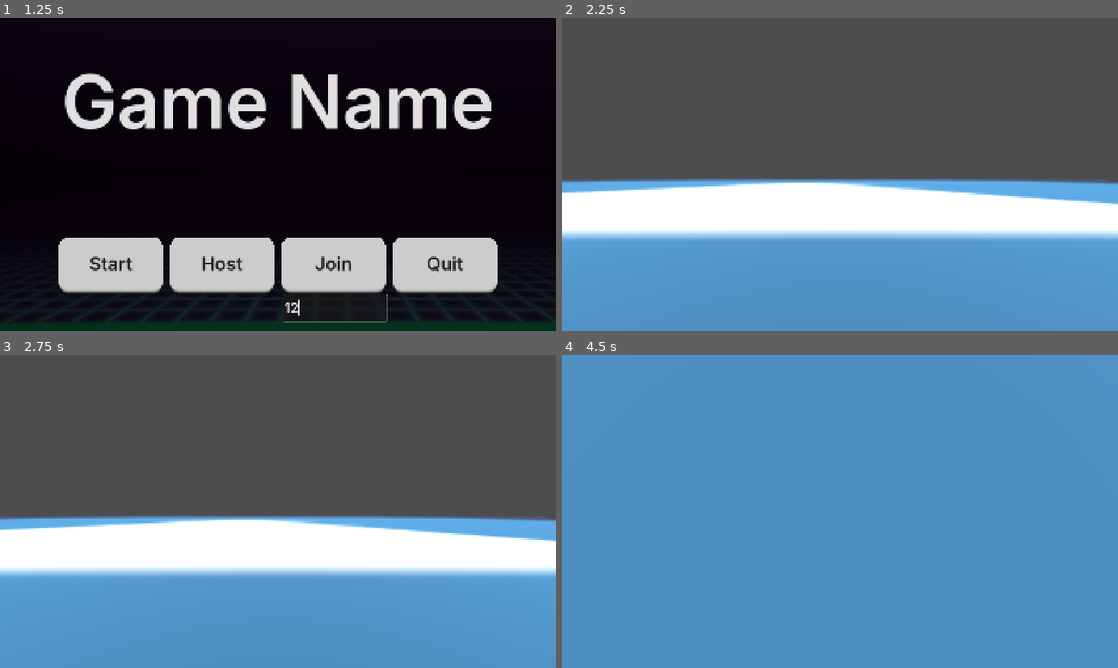
Above: before the commit, frames 1-4 (two rows, left to right).
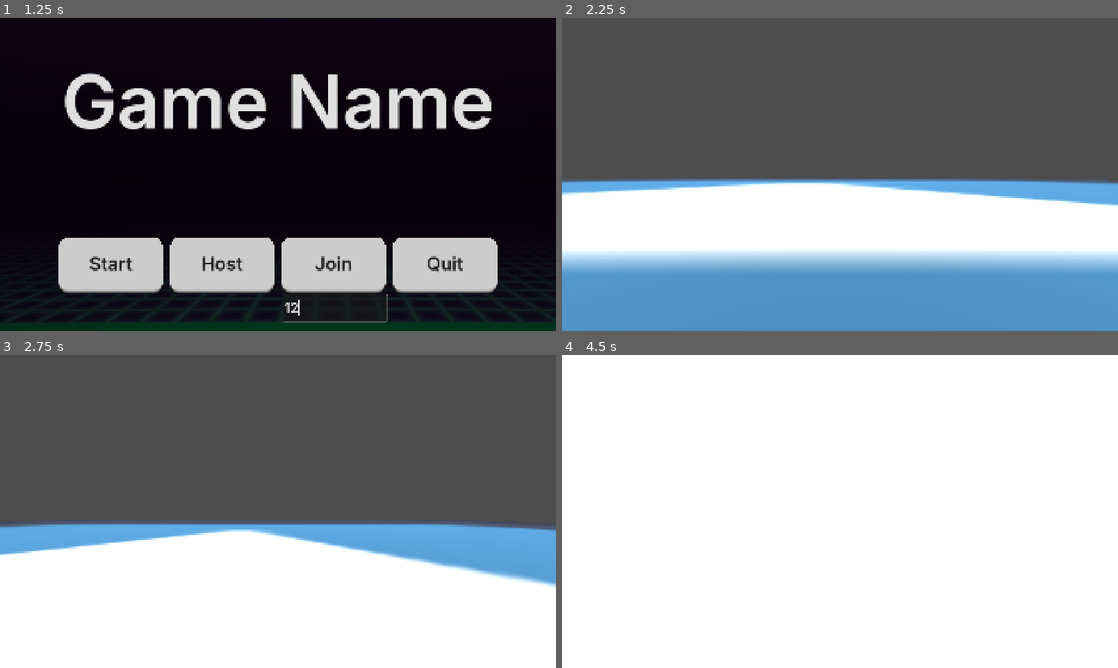
Above: after the commit, the same moments.

Repository: Sam23500/multiplayer
Game: Godot game, scene res://root.tscn
Two runs of this game, one before a commit and one after it. Both use one fixed random seed, a clock stepped at 60 frames per second and the inputs below. The engine's default icon, where the game draws it, is replaced by a stand-in: a white triangle on a blue panel in a dark square.
Inputs (mouse positions are in pixels of both pictures, inside the frame that each line leads up to):
- Up to frame 1 (1.25 s): click (333, 309) at 0.52 s; type "12" at 0.6 s
- Up to frame 2 (2.25 s): click "Start" at 1.25 s; tap Enter (enter) at 2, 2.1 s; move the mouse to (867, 174) at 2.02 s; hold W (move_forward) from 2.03 s (still down)
- Up to frame 3 (2.75 s): keep holding W (move_forward); tap Space (jump) at 2.27 s
- Up to frame 4 (4.5 s): move the mouse to (812, 511) at 2.77 s; tap Enter (enter) at 2.85, 3.6, 4.35 s; tap Space (jump) at 3.02 s; move the mouse to (895, 442) at 3.52 s; release W (move_forward) at 3.53 s; hold D (move_right) 3.53-4.28 s; move the mouse to (834, 517) at 4.27 s; hold W (move_forward) from 4.28 s (still down)

Frame 1 is identical in both runs. In frame 2, 13% of the frame differs, in the area x 0-100%, y 52-81%; in frame 3, 42%; in frame 4, 100%, in the area x 0-100%, y 0-100%.
Error before the commit: Invalid assignment of property or key 'value' with value of type 'int' on a base object of type 'null instance'. (res://player.gd:38)

Commit message:
quick fix 2

Diff:
--- a/player.gd
+++ b/player.gd
@@ -33,9 +33,10 @@
 	if not is_multiplayer_authority():
 		# Making it 30fps (save bandwidth) and lerping with local fps to hide the stutter
 		position = lerp(position, syncPos, 0.5)
+		healthbar.value = health
 		return
 
-	healthbar.value = health
+
 
 	if not is_on_floor():
 		velocity.y -= gravity * delta
